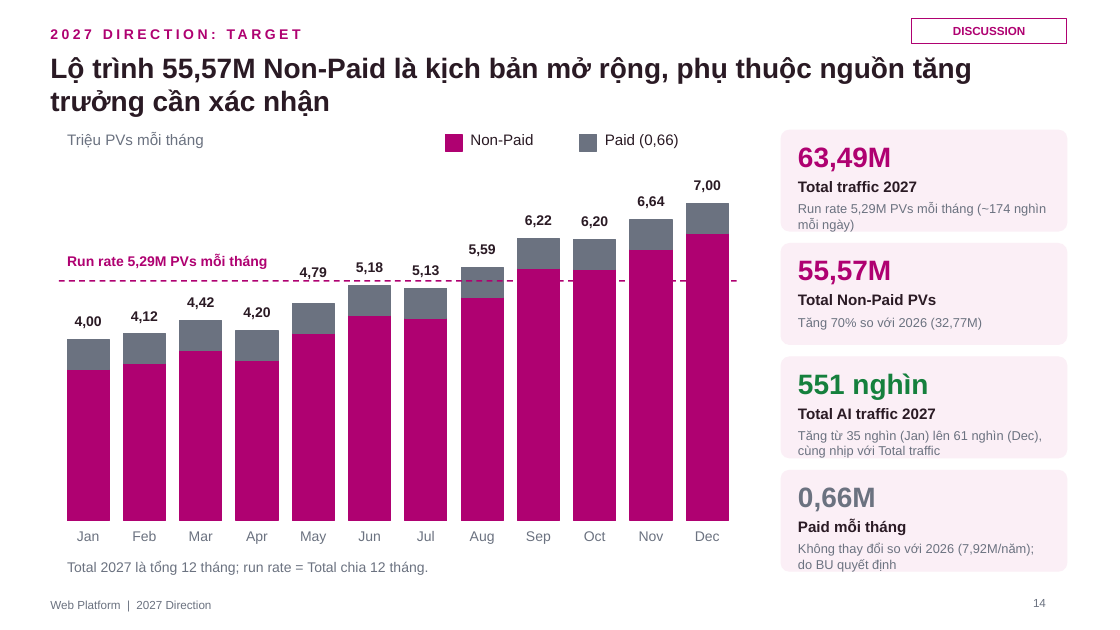
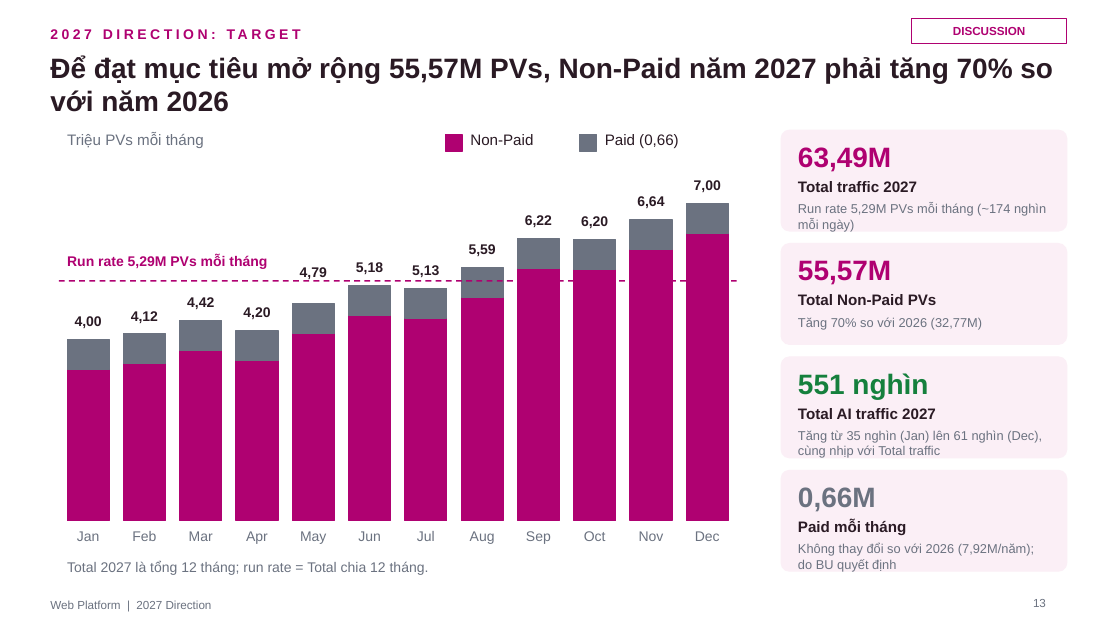
Before and after one commit to stormhoang/hienho-knowledgebase, a slide deck: slide 13 of 07_REPORTS/docs/strategy/2027 Direction - Web Platform (Framework).pptx (slide 14 before the commit). Drawn at 1120x630 pixels with LibreOffice and Linux fonts; fonts in the diff are those of the drawing. Boxes give left, top, right and bottom in pixels: in the first picture for what was removed or moved away, otherwise in the second. Text is boxed around its words. In the diff, an @@ line names an element or a change of style, - is before the commit and + after.

```diff
--- a/07_REPORTS/docs/strategy/2027 Direction - Web Platform (Framework).pptx
+++ b/07_REPORTS/docs/strategy/2027 Direction - Web Platform (Framework).pptx
@@ text at (x1=50, y1=56, x2=1053, y2=112): text changed @@
-Lộ trình 55,57M Non-Paid là kịch bản mở rộng, phụ thuộc nguồn tăng trưởng cần xác nhận
+Để đạt mục tiêu mở rộng 55,57M PVs, Non-Paid năm 2027 phải tăng 70% so với năm 2026
@@ page number at (x1=1033, y1=599, x2=1046, y2=607): text changed @@
-14
+13
```
Also in this commit, not shown: 12 other slides changed, 1 slide removed.
